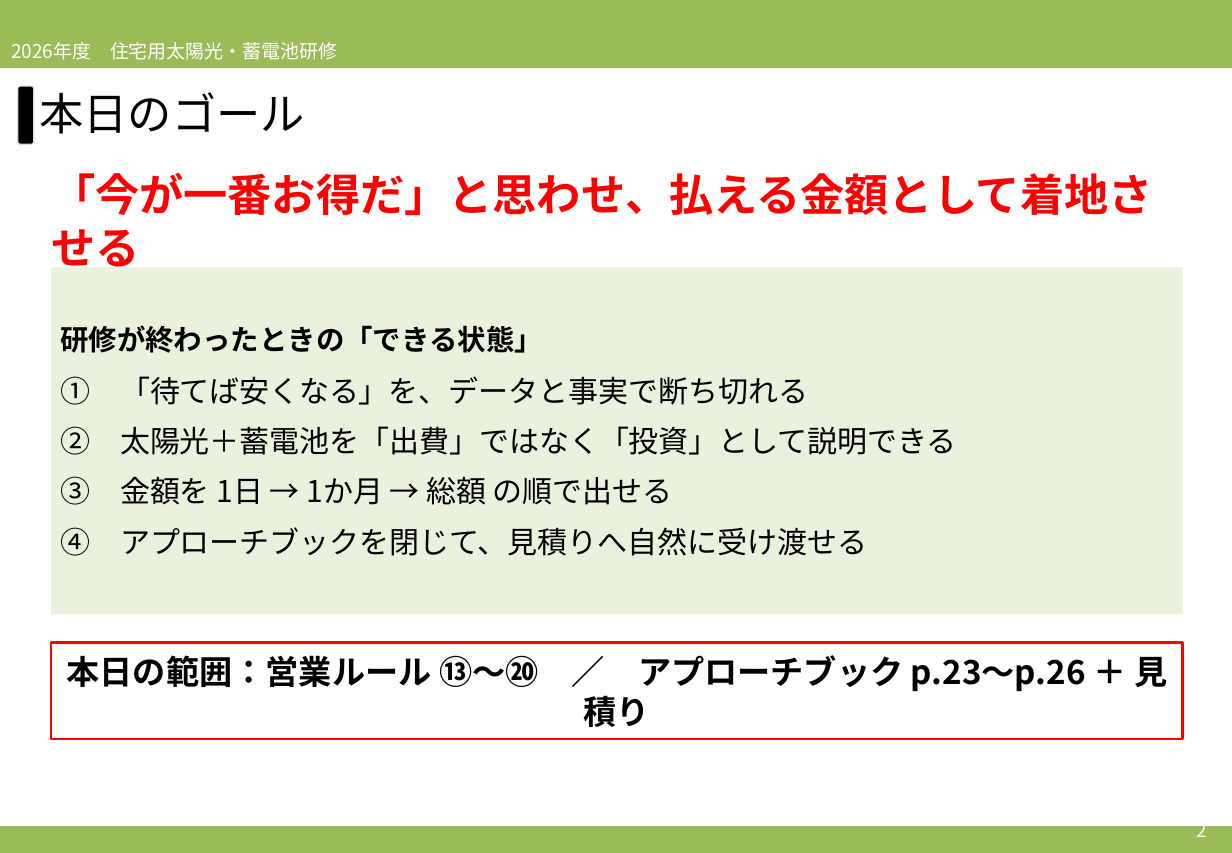
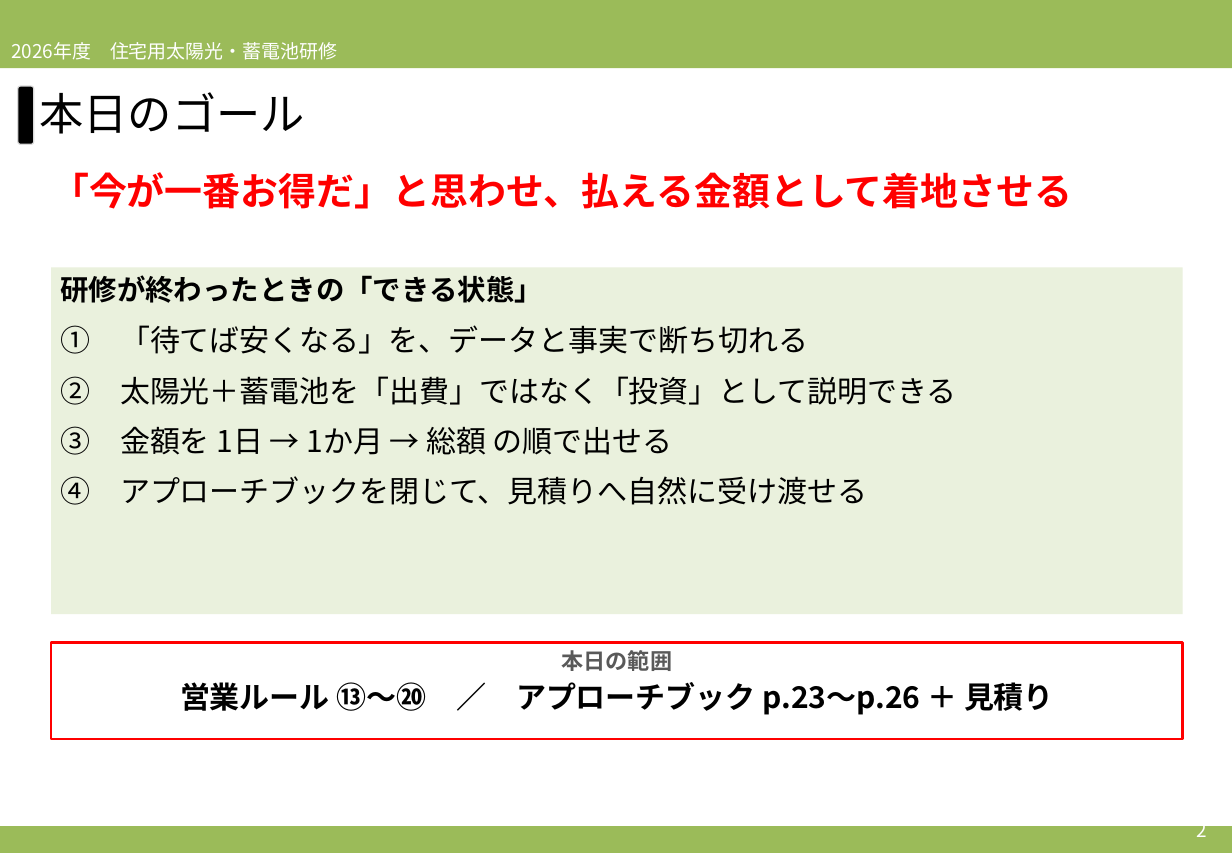
Before and after one commit to soshiro-iki-sys/-, a slide deck: slide 2 of slides/2026営業研修_第4回_時期・料金訴求＆ロープレ.pptx. Drawn at 1232x853 pixels with LibreOffice and Linux fonts; fonts in the diff are those of the drawing. Boxes give left, top, right and bottom in pixels: in the first picture for what was removed or moved away, otherwise in the second. Text is boxed around its words. In the diff, an @@ line names an element or a change of style, - is before the commit and + after.

```diff
--- a/slides/2026営業研修_第4回_時期・料金訴求＆ロープレ.pptx
+++ b/slides/2026営業研修_第4回_時期・料金訴求＆ロープレ.pptx
@@ text "「今が一番お得だ」と思わせ、払える金額として着地させる" at [51, 172, 1072, 209]: size 28 to 24 pt @@
@@ rectangle "研修が終わったときの「できる状態」" at [51, 267, 1183, 614]: vertical alignment middle to top @@
@@ rectangle "本日の範囲" at [51, 643, 1183, 739]: vertical alignment middle to top @@
@@ text in rectangle at [180, 650, 1054, 715]: text changed; size 21 to 19 pt @@
-本日の範囲：営業ルール ⑬〜⑳ ／ アプローチブック p.23〜p.26 ＋ 見積り
+本日の範囲
+営業ルール ⑬〜⑳ ／ アプローチブック p.23〜p.26 ＋ 見積り
```
Also in this commit, not shown: 27 other slides changed, 7 other files.
